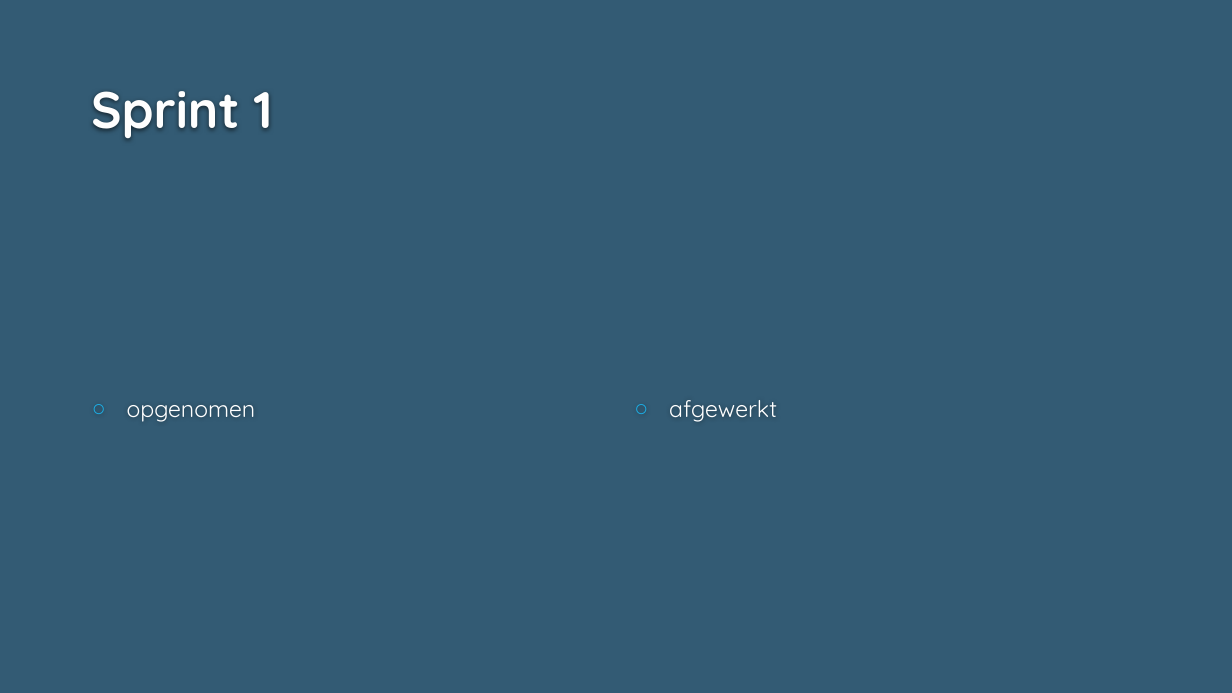
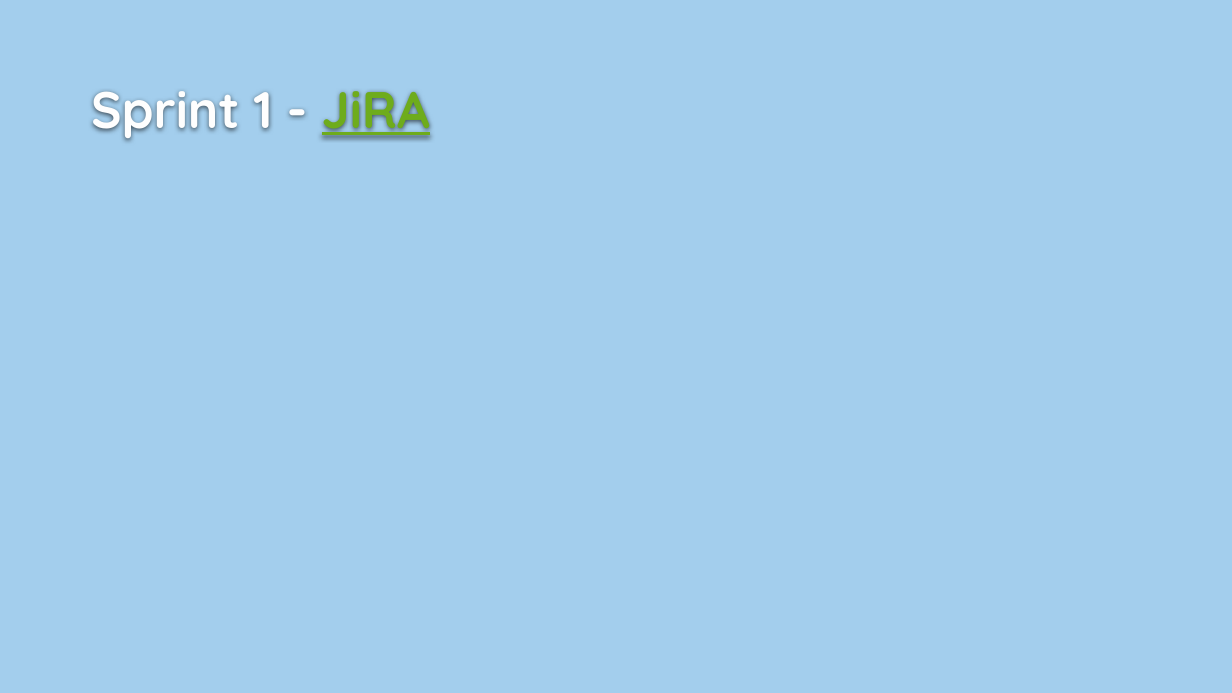
Before and after one commit to AP-IT-GH/apvalley-1819-digilender, a slide deck: slide 6 of doc/Presentaties/DigilenderSprint1.pptx. Drawn at 1232x693 pixels with LibreOffice and Linux fonts; fonts in the diff are those of the drawing; background and template pictures are left out. Boxes give left, top, right and bottom in pixels: in the first picture for what was removed or moved away, otherwise in the second. Text is boxed around its words. In the diff, an @@ line names an element or a change of style, - is before the commit and + after.

```diff
--- a/doc/Presentaties/DigilenderSprint1.pptx
+++ b/doc/Presentaties/DigilenderSprint1.pptx
@@ background #335B74 to #A3CEED @@
@@ title at (91,91,430,141): text changed @@
-Sprint 1
+Sprint 1 - JiRA
@@ text removed at (127,405,256,422) @@
-○ opgenomen
@@ text removed at (669,400,777,422) @@
-○ afgewerkt
```
Also in this commit, not shown: 5 other slides changed, 1 slide added, 3 slides removed, 18 other files.
